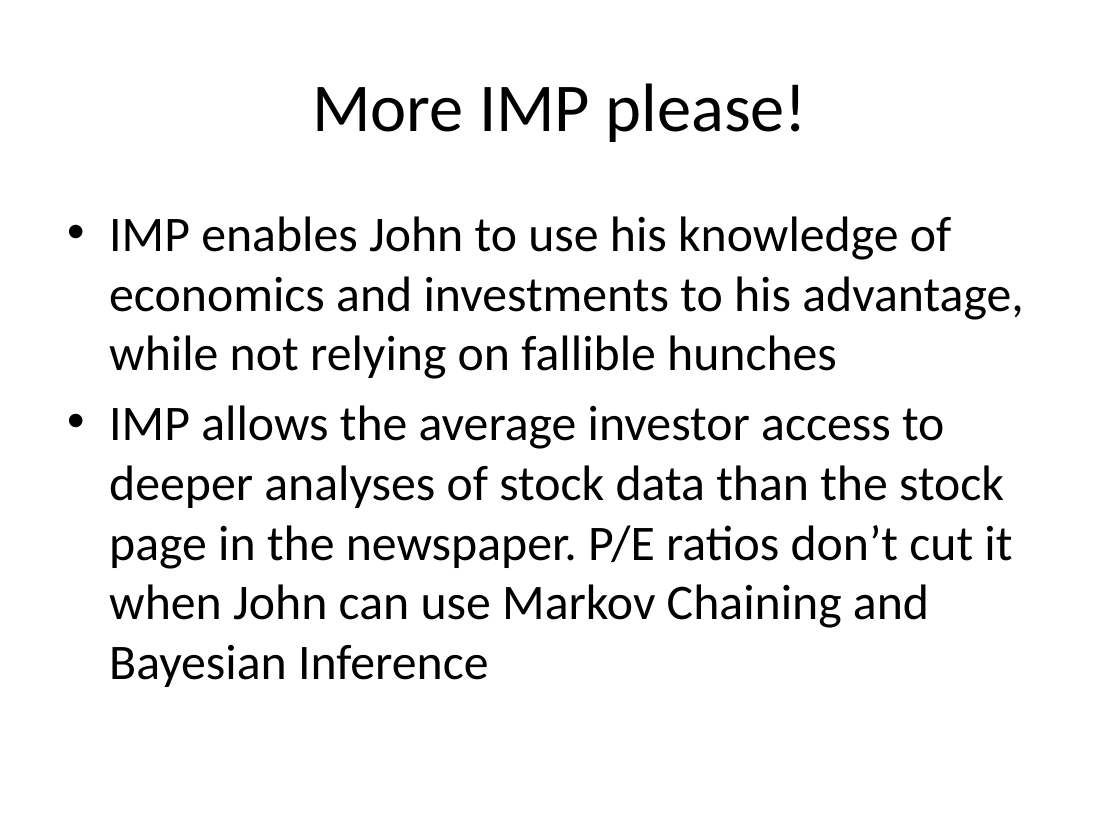
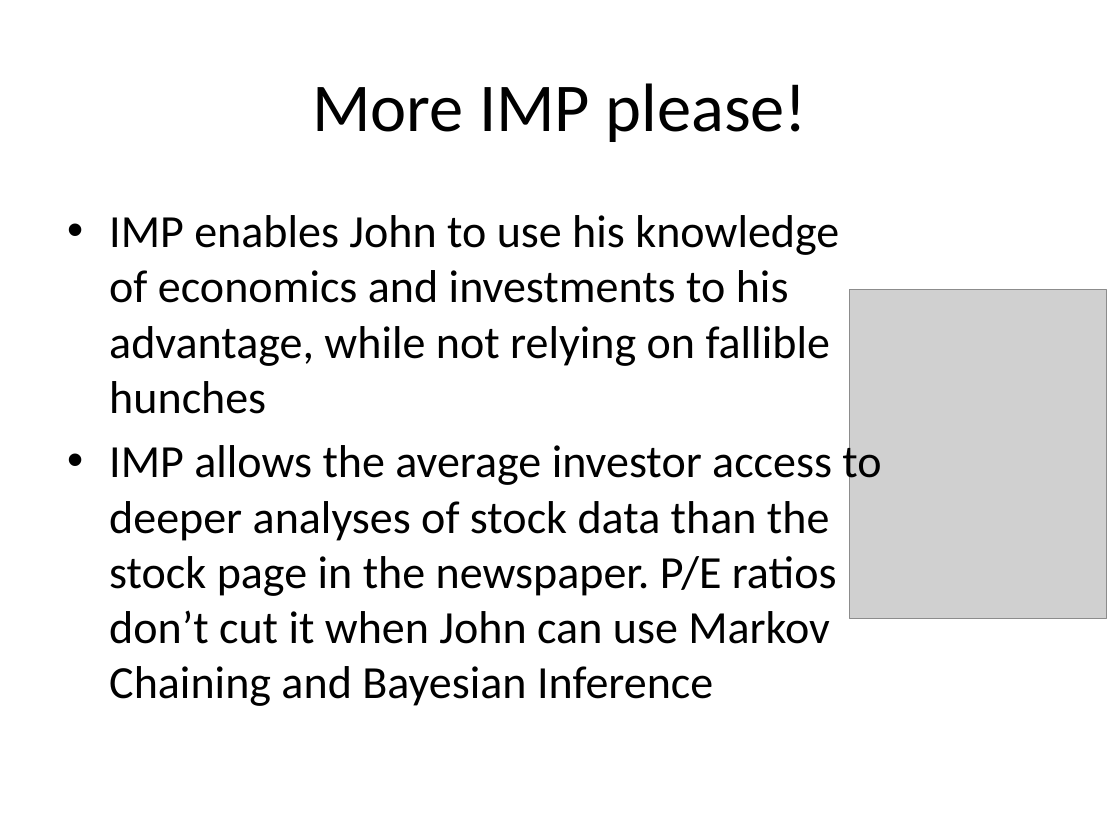
Before and after one commit to ChrisBye/rpi-imp, a slide deck: slide 8 of final presentation/justification and vision.pptx. Drawn at 1120x840 pixels with LibreOffice and Linux fonts; fonts in the diff are those of the drawing; grey boxes stand for pictures. Boxes give left, top, right and bottom in pixels: in the first picture for what was removed or moved away, otherwise in the second. Text is boxed around its words. In the diff, an @@ line names an element or a change of style, - is before the commit and + after.

```diff
--- a/final presentation/justification and vision.pptx
+++ b/final presentation/justification and vision.pptx
@@ text "IMP enables John to use ..." at [109, 215, 881, 706]: size 32 to 29.6 pt @@
@@ picture added at [849, 289, 1105, 618] @@
```
Also in this commit, not shown: 5 other slides changed.
